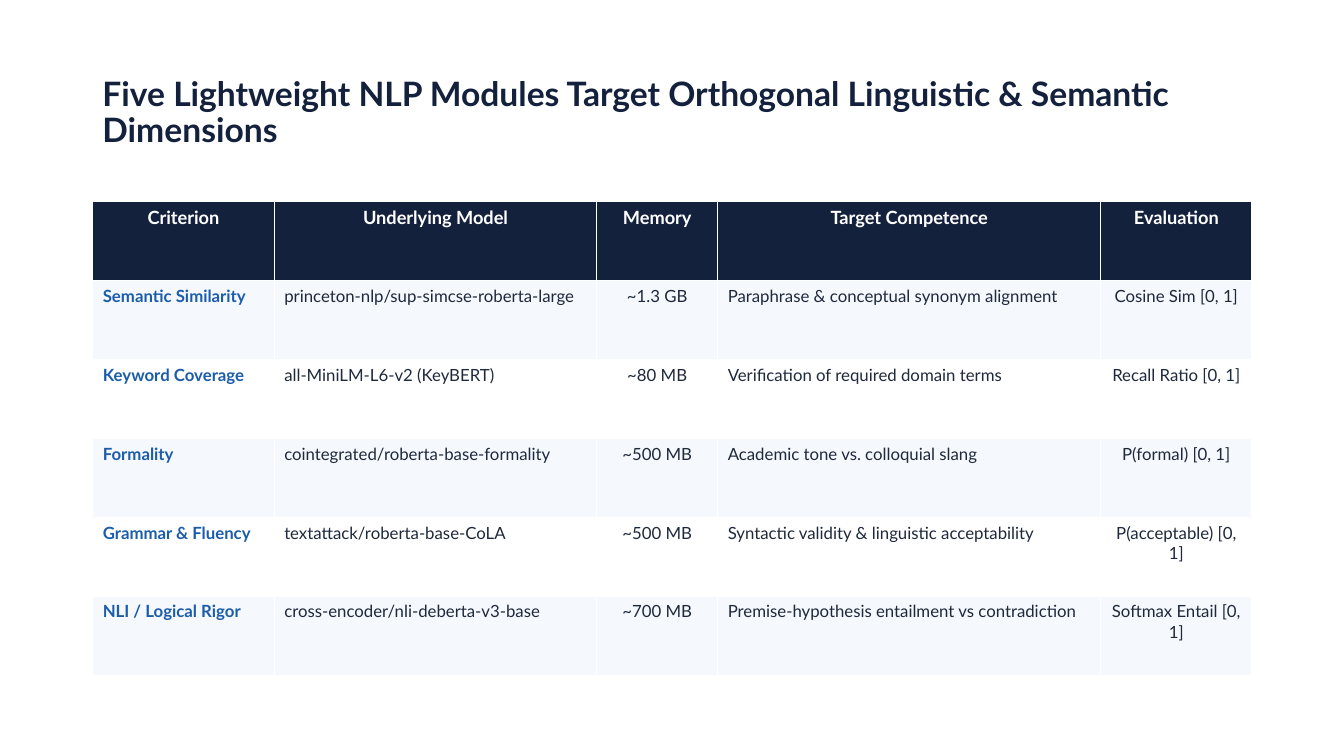
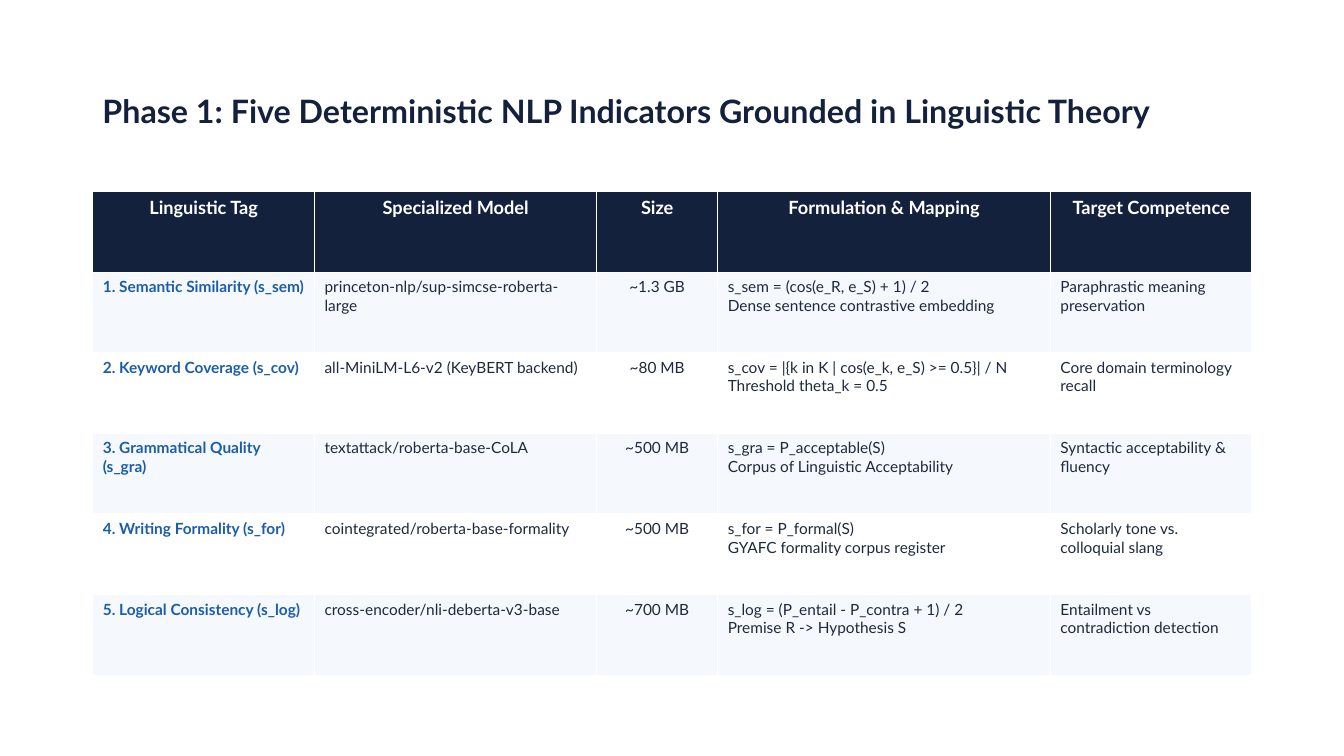
Before and after one commit to dothanhhxx/AutoGradeSystem, a slide deck: slide 5 of ICOCO2026_HybridASAG_Presentation.pptx. Drawn at 1344x756 pixels with LibreOffice and Linux fonts; fonts in the diff are those of the drawing; background and template pictures are left out. Boxes give left, top, right and bottom in pixels: in the first picture for what was removed or moved away, otherwise in the second. Text is boxed around its words. In the diff, an @@ line names an element or a change of style, - is before the commit and + after.

Commit message:
làm slide

```diff
--- a/ICOCO2026_HybridASAG_Presentation.pptx
+++ b/ICOCO2026_HybridASAG_Presentation.pptx
@@ title at bbox=[102, 99, 1150, 129]: text changed; size 24 to 23 pt @@
-Five Lightweight NLP Modules Target Orthogonal Linguistic & Semantic Dimensions
+Phase 1: Five Deterministic NLP Indicators Grounded in Linguistic Theory
@@ table at bbox=[93, 192, 1252, 676] @@
-row 1: Criterion | Underlying Model | Memory | Target Competence | Evaluation
+row 1: Linguistic Tag | Specialized Model | Size | Formulation & Mapping | Target Competence
-row 2: Semantic Similarity | princeton-nlp/sup-simcse-roberta-large | ~1.3 GB | Paraphrase & conceptual synonym alignment | Cosine Sim [0, 1]
+row 2: 1. Semantic Similarity (s_sem) | princeton-nlp/sup-simcse-roberta-large | ~1.3 GB | s_sem = (cos(e_R, e_S) + 1) / 2 / Dense sentence contrastive embedding | Paraphrastic meaning preservation
-row 3: Keyword Coverage | all-MiniLM-L6-v2 (KeyBERT) | ~80 MB | Verification of required domain terms | Recall Ratio [0, 1]
+row 3: 2. Keyword Coverage (s_cov) | all-MiniLM-L6-v2 (KeyBERT backend) | ~80 MB | s_cov = |{k in K | cos(e_k, e_S) >= 0.5}| / N / Threshold theta_k = 0.5 | Core domain terminology recall
-row 4: Formality | cointegrated/roberta-base-formality | ~500 MB | Academic tone vs. colloquial slang | P(formal) [0, 1]
+row 4: 3. Grammatical Quality (s_gra) | textattack/roberta-base-CoLA | ~500 MB | s_gra = P_acceptable(S) / Corpus of Linguistic Acceptability | Syntactic acceptability & fluency
-row 5: Grammar & Fluency | textattack/roberta-base-CoLA | ~500 MB | Syntactic validity & linguistic acceptability | P(acceptable) [0, 1]
+row 5: 4. Writing Formality (s_for) | cointegrated/roberta-base-formality | ~500 MB | s_for = P_formal(S) / GYAFC formality corpus register | Scholarly tone vs. colloquial slang
-row 6: NLI / Logical Rigor | cross-encoder/nli-deberta-v3-base | ~700 MB | Premise-hypothesis entailment vs contradiction | Softmax Entail [0, 1]
+row 6: 5. Logical Consistency (s_log) | cross-encoder/nli-deberta-v3-base | ~700 MB | s_log = (P_entail - P_contra + 1) / 2 / Premise R -> Hypothesis S | Entailment vs contradiction detection
@@ size 12 to 11 pt in "princeton-nlp/sup-simcse-roberta-large", "~1.3 GB", "~80 MB", "~500 MB" and 3 more places @@
@@ table: place and size @@
-table at bbox=[93, 202, 1252, 676]
+table at bbox=[93, 192, 1252, 676]
```
Also in this commit, not shown: 1 other slide changed, 11 slides added, 11 slides removed, 5 other files.
